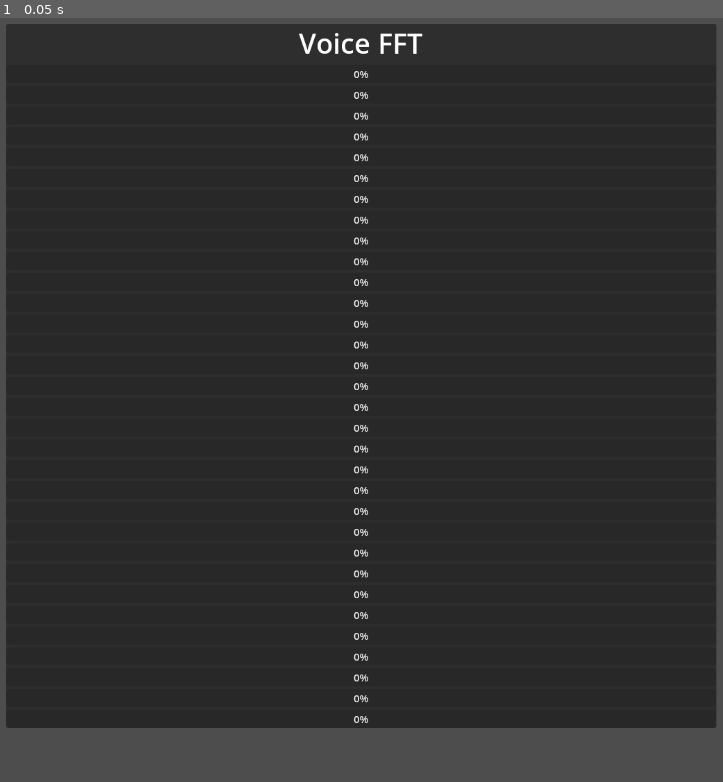
Above: before the commit, frame 1.
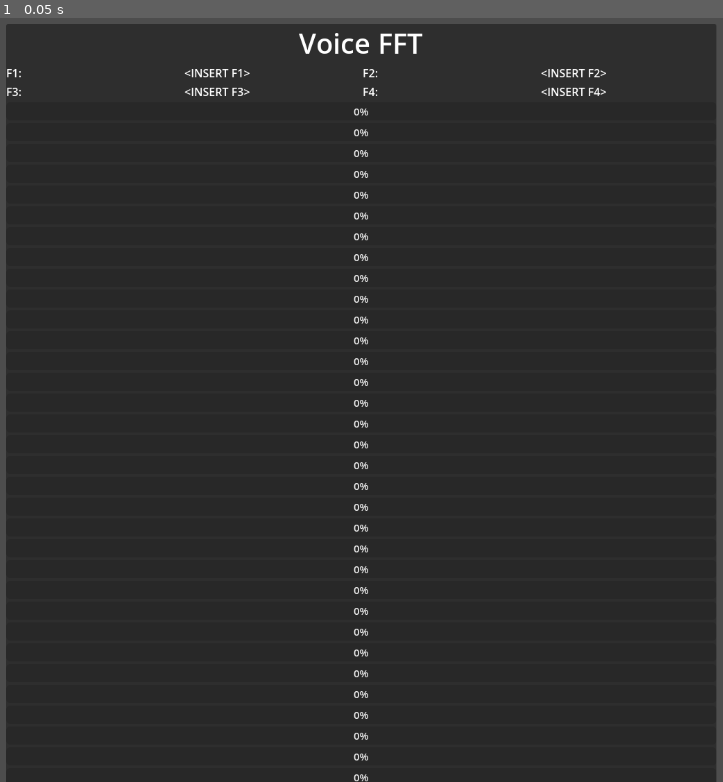
Above: after the commit, the same moment.

Repository: InfernalWAVE/GD_Spectrogram
Game: Godot game, scene res://phoneme_detect_test.tscn
Same seed, same stepped clock (60 frames per second), same inputs: the game is played once before the commit and once after it.
Inputs:
- Up to frame 1 (0.05 s): no input

The runs differ from the first frame. In frame 1, 7.8% of the frame differs, in the area x 0-100%, y 6-100%.

Commit message:
added basic formant detection

Diff:
--- a/classes/SpectrogramResource.gd
+++ b/classes/SpectrogramResource.gd
@@ -15,3 +15,4 @@
 @export var mel_image: Image
 @export var mfccs: Array
 @export var mfcc_image: Image
+@export var formants: Array[Array]
--- a/default_bus_layout.tres
+++ b/default_bus_layout.tres
@@ -8,6 +8,7 @@
 
 [sub_resource type="AudioEffectSpectrumAnalyzer" id="AudioEffectSpectrumAnalyzer_hikcl"]
 resource_name = "SpectrumAnalyzer"
+buffer_length = 4.0
 
 [resource]
 bus/1/name = &"Record"
--- a/phoneme_detect_test.gd
+++ b/phoneme_detect_test.gd
@@ -12,10 +12,17 @@
 @export var heatmap: Gradient
 @export var mfcc_heatmap: Gradient
 
+@export var F1_label: Label
+@export var F2_label: Label
+@export var F3_label: Label
+@export var F4_label: Label
+
 @export var spectrogram_resource_name: String
 @export var spectrogram_capture_dir: String
 
 @onready var spectrum: AudioEffectSpectrumAnalyzerInstance = AudioServer.get_bus_effect_instance(1,2)
+
+@onready var formant_labels: Array[Label] = [F1_label, F2_label, F3_label, F4_label]
 
 var powers: Array[Array]
 var energies: Array[Array]
@@ -24,18 +31,20 @@
 var mel_filter_banks: Array[Array] = []
 var mel_energies: Array[Array]
 var mfccs: Array[Array]
-
-const NUM_BUCKETS: int = 32
+var formants: Array[Array]
+
+const NUM_BUCKETS: int = 256
 const MAX_FREQ: float = 8000.0
-const MIN_FREQ: float = 120.0
+const MIN_FREQ: float = 180.0
 const MIN_DB: float = 60.0
 const LEVELS_SCALE: float = 100.0
 const SPECTROGAM_SCALE: int = 8
 const SAMPLE_RATE: int = 44100
 const EPSILON: float = 1e-6
-const MFCC_NUM_COEFFICIENTS: int = 12
 
 func _ready() -> void:
+	powers.clear()
+	energies.clear()
 	create_mel_filter_banks()
 	for i in range(NUM_BUCKETS):
 		var level: ProgressBar = audio_level_bar_scene.instantiate()
@@ -62,9 +71,17 @@
 	powers.append(current_powers)
 	energies.append(current_energies)
 
+	var dynamic_threshold_value = dynamic_threshold(energies)
+	var frame_formants = get_formants_for_frame(current_energies, dynamic_threshold_value)
+	formants.append(frame_formants)
+
 func refresh_levels_ui() -> void:
 	for i in range(NUM_BUCKETS):
 		levels[i].set_value(energies[time_index][i] * LEVELS_SCALE)
+
+	for i in range(min(4, formants[-1].size())):
+		formant_labels[i].text = str(formants[-1][i])
+
 
 func _notification(what):
 	if what == NOTIFICATION_WM_CLOSE_REQUEST:
@@ -77,7 +94,11 @@
 
 	spectrogram_resource.energies = energies
 	spectrogram_resource.powers = powers
-	spectrogram_resource.image = create_spectrogram_image(energies)
+
+	extract_formants()
+	spectrogram_resource.formants = formants
+
+	spectrogram_resource.image = create_spectrogram_image_w_formants(energies)
 	spectrogram_resource.image.save_png(spectrogram_capture_dir + spectrogram_resource_name + ".png")
 
 	apply_mel_filters_to_energies()
@@ -90,13 +111,14 @@
 	spectrogram_resource.mfcc_image = create_mfcc_image(mfccs)
 	spectrogram_resource.mfcc_image.save_png(spectrogram_capture_dir + spectrogram_resource_name + "_mfcc.png")
 
+
 	var save_error: Error = ResourceSaver.save(spectrogram_resource, capture_filepath)
 	print("save result: " + str(save_error))
 
 func create_spectrogram_image(energies: Array[Array]) -> Image:
 	var num_time_steps: int = energies.size()
 
-	var image: Image = Image.create(num_time_steps, NUM_BUCKETS, false, Image.FORMAT_RGBAF)
+	var image: Image = Image.create(num_time_steps, NUM_BUCKETS, false, Image.FORMAT_RGBA8)
 	image.fill(Color(0, 0, 0, 1))
 
 	for t in range(num_time_steps):
@@ -106,9 +128,38 @@
 			image.set_pixel(t, NUM_BUCKETS - 1 - f, color)
 
 	var image_size: Vector2i = image.get_size()
-	image.resize(image_size.x * SPECTROGAM_SCALE, image_size.y * SPECTROGAM_SCALE * 2, Image.INTERPOLATE_LANCZOS)
+	image.resize(image_size.x * SPECTROGAM_SCALE, image_size.y * SPECTROGAM_SCALE, Image.INTERPOLATE_NEAREST)
 
 	return image
+
+func create_spectrogram_image_w_formants(energies: Array[Array]) -> Image:
+	var num_time_steps: int = energies.size()
+
+	var image: Image = Image.create(num_time_steps, NUM_BUCKETS, false, Image.FORMAT_RGBA8)
+	image.fill(Color(0, 0, 0, 1))
+
+	for t in range(num_time_steps):
+		for f in range(NUM_BUCKETS):
+			var energy: float = clamp(energies[t][f], 0.0, 1.0)
+			var color: Color = heatmap.sample(energy)
+			image.set_pixel(t, NUM_BUCKETS - 1 - f, color)
+
+	# Overlay formants as bright green pixels
+	var formant_color: Color = Color(0.0, 1.0, 0.0, 1.0) # Bright green color
+	for t in range(num_time_steps):
+		for formant_freq in formants[t]:
+			var bucket_index: int = _freq_to_bucket(formant_freq)
+			# Overwrite the pixel for the formant frequency
+			image.set_pixel(t, NUM_BUCKETS - 1 - bucket_index, formant_color)
+
+	var image_size: Vector2i = image.get_size()
+	image.resize(image_size.x * SPECTROGAM_SCALE, image_size.y * SPECTROGAM_SCALE, Image.INTERPOLATE_NEAREST)
+
+	return image
+
+func _freq_to_bucket(freq: float) -> int:
+	var bucket: int = int((freq - MIN_FREQ) / (MAX_FREQ - MIN_FREQ) * NUM_BUCKETS)
+	return clamp(bucket, 0, NUM_BUCKETS - 1)
 
 func hz_to_mel(freq: float) -> float:
 	return 2595.0 * log(1.0 + freq / 700.0) / log(10.0)
@@ -179,11 +230,11 @@
 			log_mel_energies.append(log_energy)
 
 		var cepstral_coeffs = dct_ii(log_mel_energies)
-		var mfcc = cepstral_coeffs.slice(1, 13)
-		mfccs.append(mfcc)
+		mfccs.append(cepstral_coeffs)
 
 func create_mfcc_image(mfccs: Array[Array]) -> Image:
 	var num_time_steps: int = mfccs.size()
+	var num_coeffs: int = mfccs[0].size()
 
 	var min_val: float = INF
 	var max_val: float = -INF
@@ -192,16 +243,74 @@
 			min_val = min(min_val, coeff)
 			max_val = max(max_val, coeff)
 
-	var image: Image = Image.create(num_time_steps, MFCC_NUM_COEFFICIENTS, false, Image.FORMAT_RGBAF)
+	var image: Image = Image.create(num_time_steps, num_coeffs, false, Image.FORMAT_RGBA8)
 	image.fill(Color(0, 0, 0, 1))
 
 	for t in range(num_time_steps):
-		for c in range(MFCC_NUM_COEFFICIENTS):
+		for c in range(num_coeffs):
 			var normalized_coeff: float = (mfccs[t][c] - min_val) / (max_val - min_val)
 			var color: Color = mfcc_heatmap.sample(normalized_coeff)
-			image.set_pixel(t, MFCC_NUM_COEFFICIENTS - 1 - c, color)
+			image.set_pixel(t, num_coeffs - 1 - c, color)
 
 	var image_size: Vector2i = image.get_size()
-	image.resize(image_size.x * SPECTROGAM_SCALE, image_size.y * SPECTROGAM_SCALE, Image.INTERPOLATE_LANCZOS)
+	image.resize(image_size.x * SPECTROGAM_SCALE, image_size.y * SPECTROGAM_SCALE, Image.INTERPOLATE_NEAREST)
 
 	return image
+
+func smooth_spectrum(frame: Array) -> Array:
+	# Simple moving average for smoothing
+	var smoothed = []
+	var window_size = 5  # The size of the smoothing window
+	for i in range(frame.size()):
+		var start_index = max(i - window_size / 2, 0)
+		var end_index = min(i + window_size / 2 + 1, frame.size())
+		var sum = 0.0
+		var count = 0
+		for j in range(start_index, end_index):
+			sum += frame[j]
+			count += 1
+		smoothed.append(sum / count)
+	return smoothed
+
+func find_peaks_in_frame(frame: Array, min_peak_height: float) -> Array[Dictionary]:
+	frame = smooth_spectrum(frame)  # Apply smoothing to the frame first
+	var peaks: Array[Dictionary] = []
+	for i in range(1, frame.size() - 1):
+		if frame[i] > frame[i - 1] and frame[i] > frame[i + 1] and frame[i] >= min_peak_height:
+			var freq: float = _bucket_to_freq(i)
+			peaks.append({"frequency": freq, "amplitude": frame[i]})
+	return peaks
+
+# Function to convert bucket index to frequency
+func _bucket_to_freq(bucket_index: int) -> float:
+	var freq_per_bucket: float = (MAX_FREQ - MIN_FREQ) / NUM_BUCKETS
+	return MIN_FREQ + bucket_index * freq_per_bucket
+
+func _compare_peaks(a, b) -> bool:
+	return a["amplitude"] > b["amplitude"]  # Return true if 'a' should come before 'b'
+
+func get_formants_for_frame(frame: Array, dynamic_threshold: float) -> Array[float]:
+	var min_peak_height: float = dynamic_threshold
+	var frame_peaks: Array[Dictionary] = find_peaks_in_frame(frame, min_peak_height)
+	frame_peaks.sort_custom(_compare_peaks)  # Use the custom comparator to sort peaks by amplitude
+
+	var frame_formants: Array[float] = []
+	var formant_count: int = 4
+	for i in range(min(formant_count, frame_peaks.size())):
+		frame_formants.append(frame_peaks[i]["frequency"])
+	return frame_formants
+
+func dynamic_threshold(energies: Array[Array]) -> float:
+	var all_values = []
+	for frame in energies:
+		all_values += frame
+	all_values.sort()
+	# Use the median value as the dynamic threshold or implement another strategy
+	var median = all_values[all_values.size() / 2]
+	return median * 1.5  # Adjust multiplier as needed
+
+func extract_formants() -> void:
+	var dynamic_threshold_value = dynamic_threshold(energies)
+	formants.clear()
+	for frame in energies:
+		formants.append(get_formants_for_frame(frame, dynamic_threshold_value))
--- a/phoneme_detect_test.tscn
+++ b/phoneme_detect_test.tscn
@@ -30,8 +30,57 @@
 text = "Voice FFT"
 horizontal_alignment = 1
 
-[node name="AudioStreamPlayer" type="AudioStreamPlayer" parent="." node_paths=PackedStringArray("levels_container")]
-stream = SubResource("AudioStreamMicrophone_k2h00")
+[node name="GridContainer" type="GridContainer" parent="VBoxContainer"]
+layout_mode = 2
+size_flags_vertical = 3
+columns = 4
+
+[node name="Label" type="Label" parent="VBoxContainer/GridContainer"]
+layout_mode = 2
+size_flags_horizontal = 3
+text = "F1: "
+
+[node name="Label2" type="Label" parent="VBoxContainer/GridContainer"]
+layout_mode = 2
+size_flags_horizontal = 3
+text = "<INSERT F1>
+"
+
+[node name="Label3" type="Label" parent="VBoxContainer/GridContainer"]
+layout_mode = 2
+size_flags_horizontal = 3
+text = "F2: "
+
+[node name="Label4" type="Label" parent="VBoxContainer/GridContainer"]
+layout_mode = 2
+size_flags_horizontal = 3
+text = "<INSERT F2>
+"
+
+[node name="Label5" type="Label" parent="VBoxContainer/GridContainer"]
+layout_mode = 2
+size_flags_horizontal = 3
+text = "F3: "
+
+[node name="Label6" type="Label" parent="VBoxContainer/GridContainer"]
+layout_mode = 2
+size_flags_horizontal = 3
+text = "<INSERT F3>
+"
+
+[node name="Label7" type="Label" parent="VBoxContainer/GridContainer"]
+layout_mode = 2
+size_flags_horizontal = 3
+text = "F4: "
+
+[node name="Label8" type="Label" parent="VBoxContainer/GridContainer"]
+layout_mode = 2
+size_flags_horizontal = 3
+text = "<INSERT F4>
+"
+
+[node name="AudioStreamPlayer" type="AudioStreamPlayer" parent="." node_paths=PackedStringArray("levels_container", "F1_label", "F2_label", "F3_label", "F4_label")]
+stream = SubResource("AudioStreamMicrophone_7md2y")
 autoplay = true
 bus = &"Record"
 script = ExtResource("1_dcmin")
@@ -39,5 +88,9 @@
 levels_container = NodePath("../VBoxContainer")
 heatmap = ExtResource("3_125jd")
 mfcc_heatmap = ExtResource("4_vamn0")
+F1_label = NodePath("../VBoxContainer/GridContainer/Label2")
+F2_label = NodePath("../VBoxContainer/GridContainer/Label4")
+F3_label = NodePath("../VBoxContainer/GridContainer/Label6")
+F4_label = NodePath("../VBoxContainer/GridContainer/Label8")
 spectrogram_resource_name = "spectrogram_capture_1"
 spectrogram_capture_dir = "res://captures/"
Binary file changed: captures/spectrogram_capture_1.png
Binary file changed: captures/spectrogram_capture_1_mel.png
Binary file changed: captures/spectrogram_capture_1_mfcc.png
Not shown: 1 places in phoneme_detect_test.tscn that only renumber resources
Not shown, added: test_audio/sorohanro_-_solo-trumpet-06.hq.ogg.import
Not shown, added: test_audio/sorohanro_-_solo-trumpet-06.hq.ogg
